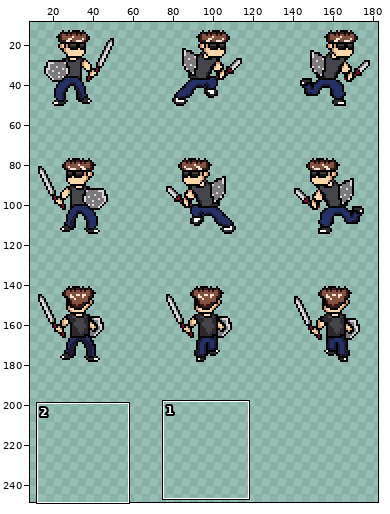
Sprite sheet: American Hobo/American Hobo/pictures/Hero Cel Sheet.png. Above: a wide view before the commit, with the close-up outlined.
Close-up. As it was:
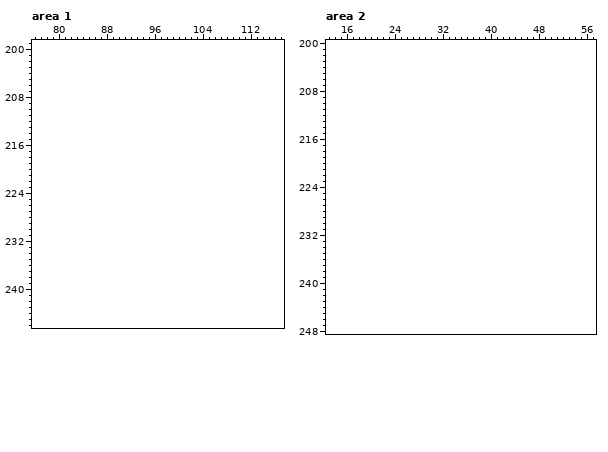
The file is 192x192 pixels. Pixels under 10% opacity are left out. Colours within 5 levels of each other are drawn and written as one. Shown: area 1: x 76..117, y 199..246; area 2: x 13..57, y 200..248. The old version is drawn lined up with the new one, on the new canvas. The wide view leaves out empty margins. The commit also changed other parts of the picture, which this record leaves out.
After the commit:
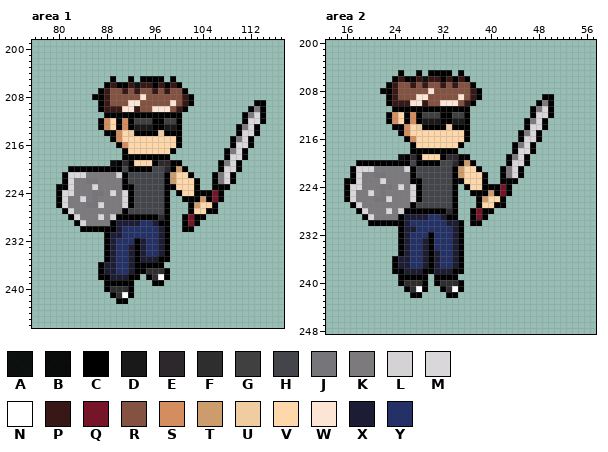
Palette (. is transparent): A #000000e8  B #000000ef  C #000000  D #191919  E #2d282c  F #2e2e2e  G #404040  H #44454a  J #76757a  K #7c7a7d  L #d4d2d4  M #d9d7da  N #ffffff  P #371816  Q #761528  R #835241  S #d48d5f  T #cc9c6c  U #f0cca1  V #fed8ab  W #fce5d5  X #1c1c34  Y #243166
The exact change:
canvas 192x192 -> 192x256
--- area 1
@@ x 76..117 @@
 204 ..........................................
-205 ..........................................
-206 ..........................................
-207 ..........................................
-208 ..........................................
-209 ..........................................
-210 ..........................................
-211 ..........................................
-212 ..........................................
-213 ..........................................
-214 ..........................................
-215 ..........................................
-216 ..........................................
-217 ..........................................
-218 ..........................................
-219 ..........................................
-220 ..........................................
-221 ..........................................
-222 ..........................................
-223 ..........................................
-224 ..........................................
-225 ..........................................
-226 ..........................................
-227 ..........................................
-228 ..........................................
-229 ..........................................
-230 ..........................................
-231 ..........................................
-232 ..........................................
-233 ..........................................
-234 ..........................................
-235 ..........................................
-236 ..........................................
-237 ..........................................
-238 ..........................................
-239 ..........................................
-240 ..........................................
-241 ..........................................
-242 ..........................................
+205 .............C..C.CCCC.C..................
+206 ............CPCCPAPPCPCPC.................
+207 ...........CPRRPRPRRPRPRRC................
+208 ..........CCPRRRRRWRRRRRRPC...............
+209 ...........CPRRRWWRRRRRWRPC..........CC...
+210 ...........CPPPWWPRRWWWRPC..........CKC...
+211 ............CCCCCCCCCCCCC..........CKMC...
+212 ...........CSVCSCGGGCCGGC..........CMMC...
+213 ...........CSVCSCDDDCCDDC.........CKMC....
+214 ............CCSVUCCCCUCCC.........CMMC....
+215 .............CSVVVVVVVVVC........CKMC.....
+216 ..............CSVVVVVVVVC........CMMC.....
+217 ...............CVVVVVVVC........CKMC......
+218 ...............CCCCCCCC.........CMMC......
+219 .............BCECVVVCEECC......CKMC.......
+220 ......CCCCCCCCCHCCCCHHECTC.....CMMC.......
+221 .....CMMMKKKKKLCHHHHHHCTVVC...CKMC........
+222 .....CMKKJJKKKKCHHHHHHCTVVVC..CKMC........
+223 ....CCMKKKMKKKKCCHHHHHCCVVVC..CCC.........
+224 ....CMMKKKJJKMKMCHHHHHC.CVVCCCQC..........
+225 ....CMKKMKJKKKKMCHHHHHC..CCCTCQC..........
+226 ....CMKKKJJMKKKMCHHHHHC...CTVVC...........
+227 .....CMKKKKKKKKCHHHHHHC...CVVCC...........
+228 ......CMKKKMKLCCCCCCCEC..CQCC.............
+229 .......CMKKKKCXXXXYYXCC..CQC..............
+230 ........CCCCCCXYYYYYYXC..CC...............
+231 ............CXXYYYYYYXC...................
+232 ............CXYYYCXYYXC...................
+233 ............CXYYXCXYYXC...................
+234 ............CXYYXCXYYXC...................
+235 ............CXYYXCXXXCC...................
+236 ...........CXXYYXCCCCC....................
+237 ...........CXXYYXCCFFFC...................
+238 ...........CCXXXCC.CFNC...................
+239 ............CCCCC...CC....................
+240 ............CFFFC.........................
+241 .............CFNC.........................
+242 ..............CC..........................
 243 ..........................................
--- area 2
@@ x 13..57 @@
 204 .............................................
-205 .............................................
-206 .............................................
-207 .............................................
-208 .............................................
-209 .............................................
-210 .............................................
-211 .............................................
-212 .............................................
-213 .............................................
-214 .............................................
-215 .............................................
-216 .............................................
-217 .............................................
-218 .............................................
-219 .............................................
-220 .............................................
-221 .............................................
-222 .............................................
-223 .............................................
-224 .............................................
-225 .............................................
-226 .............................................
-227 .............................................
-228 .............................................
-229 .............................................
-230 .............................................
-231 .............................................
-232 .............................................
-233 .............................................
-234 .............................................
-235 .............................................
-236 .............................................
-237 .............................................
-238 .............................................
-239 .............................................
-240 .............................................
-241 .............................................
-242 .............................................
+205 ............C..C.CCCC.C......................
+206 ...........CPCCPAPPCPCPC.....................
+207 ..........CPRRPRPRRPRPRRC....................
+208 .........CCPRRRRRWRRRRRRPC...................
+209 ..........CPRRRWWRRRRRWRPC..........CC.......
+210 ..........CPPPWWPRRWWWRPC..........CKC.......
+211 ...........CCCCCCCCCCCCC..........CKMC.......
+212 ..........CSVCSCGGGCCGGC..........CMMC.......
+213 ..........CSVCSCDDDCCDDC.........CKMC........
+214 ...........CCSVUCCCCUCCC.........CMMC........
+215 ............CSVVVVVVVVVC........CKMC.........
+216 .............CSVVVVVVVVC........CMMC.........
+217 ..............CVVVVVVVC........CKMC..........
+218 ..............CCCCCCCC.........CMMC..........
+219 ............BCECVVVCEECC......CKMC...........
+220 .....CCCCCCCCCHCCCCHHECTC.....CMMC...........
+221 ....CMMMKKKKKLCHHHHHHCTVVC...CKMC............
+222 ....CMKKJJKKKKCHHHHHHCTVVVC..CKMC............
+223 ...CCMKKKMKKKKCCHHHHHCCVVVC..CCC.............
+224 ...CMMKKKJJKMKMCHHHHHC.CVVCCCQC..............
+225 ...CMKKMKJKKKKMCHHHHHC..CCCTCQC..............
+226 ...CMKKKJJMKKKMCHHHHHC...CTVVC...............
+227 ....CMKKKKKKKKCHHHHHHC...CVVCC...............
+228 .....CMKKKMKLCCCCCCCEC..CQCC.................
+229 ......CMKKKKCXXXXYYXCC..CQC..................
+230 .......CCCCCCXYYYYYYXXC.CC...................
+231 ............CXXYYYYYYXC......................
+232 ............CXYYYCYYYXC......................
+233 ............CXYYXCYYYXC......................
+234 ............CXYYXCYYYXC......................
+235 ............CXYYXCXYYXC......................
+236 ...........CXXYYXCXYYXC......................
+237 ...........CXXYYXCXYYXC......................
+238 ...........CCXXXCCXXXCC......................
+239 ............CCCCC.CCCC.......................
+240 ............CFFFC.CFFFC......................
+241 .............CFNC..CFNC......................
+242 ..............CC....CC.......................
 243 .............................................
Where, in picture pixels (left, top, right, bottom), the same in both close-ups:
added: (56, 76, 266, 304)
added: (344, 70, 554, 298)
